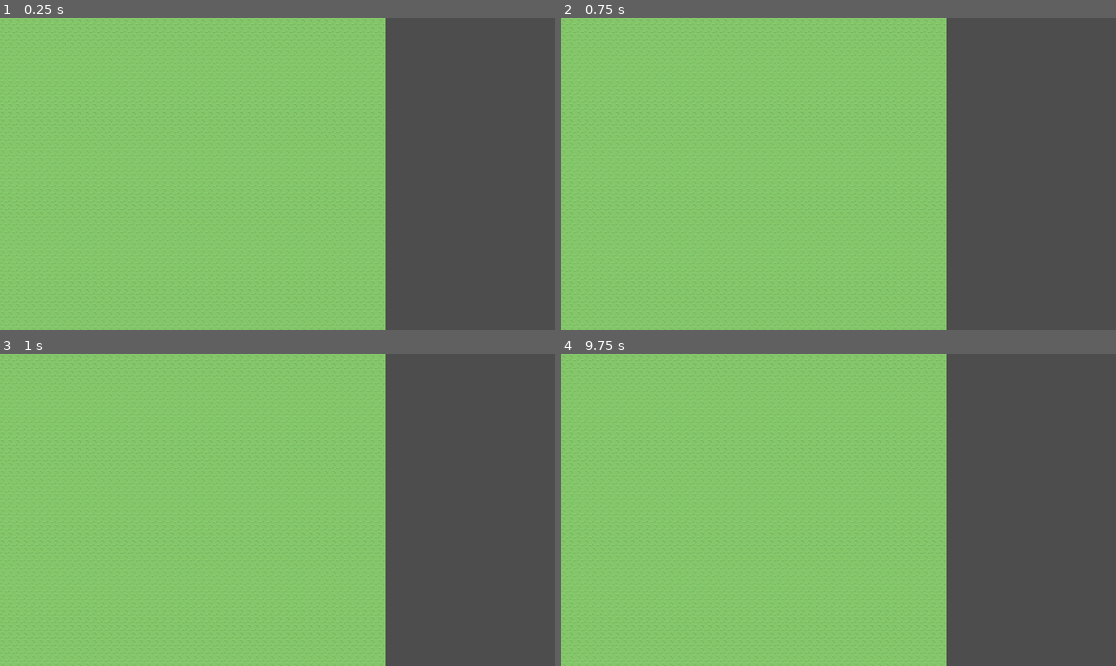
Above: before the commit, frames 1-4 (two rows, left to right).
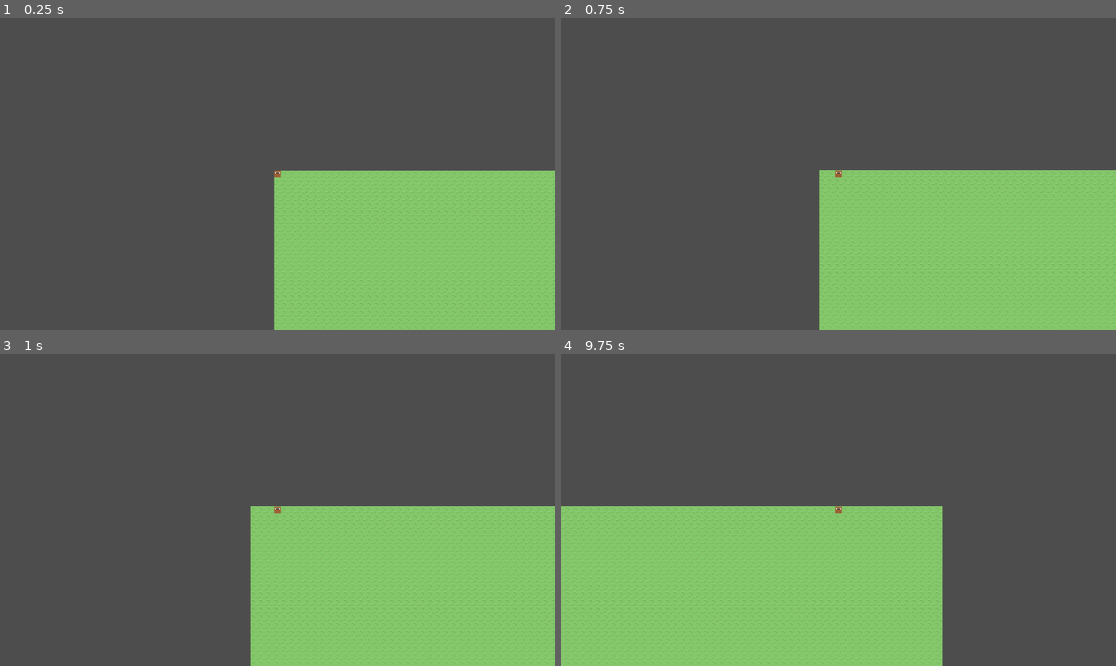
Above: after the commit, the same moments.

Repository: amandodaw/zd-prototype
Game: Godot game, scene res://scenes/world.tscn
The game is run twice, just before and just after one commit, with the same random seed, the same clock (stepped at 60 frames per second) and the same inputs.
Inputs:
- Up to frame 1 (0.25 s): no input
- Up to frame 2 (0.75 s): tap Enter (ui_accept) at 0.5, 0.6 s
- Up to frame 3 (1 s): tap Enter (ui_accept) at 0.77 s
- Up to frame 4 (9.75 s): tap Enter (ui_accept) at 1.07, 1.35, 1.52, 1.82, 2.1, 2.75, 2.85, 3.02, 3.32, 3.5, 3.6, 3.77, 4.07, 4.35, 4.52, 4.82, 5.1, 5.75, 5.85, 6.02, 6.32, 6.6, 6.77, 7.07, 7.35, 7.52, 7.82, 8.1, 8.75, 8.85, 9.02, 9.32, 9.6 s

The runs differ from the first frame. In frame 1, 75% of the frame differs, in the area x 0-100%, y 0-100%; in frame 2, 74%; in frame 3, 73%; in frame 4, 36%.

Commit message:
Añadido humano y movimiento por grid basico. Creada clase grid_utils para datos relacionados con el grid

Diff:
--- a/scenes/human.tscn
+++ b/scenes/human.tscn
@@ -4,5 +4,8 @@
 [ext_resource type="Script" uid="uid://y7g7bjx7ejd7" path="res://scripts/human.gd" id="2_cwf78"]
 
 [node name="Human" type="Sprite2D" unique_id=1027604701]
+position = Vector2(7, 7)
 texture = ExtResource("1_swaxu")
 script = ExtResource("2_cwf78")
+
+[node name="Camera2D" type="Camera2D" parent="." unique_id=1788370088]
--- a/scenes/world.tscn
+++ b/scenes/world.tscn
@@ -1,7 +1,10 @@
 [gd_scene format=3 uid="uid://cmiptwkh5v7il"]
 
 [ext_resource type="PackedScene" uid="uid://cq5aeyp6b0aqa" path="res://scenes/map.tscn" id="1_nnsk1"]
+[ext_resource type="PackedScene" uid="uid://d0taproh1hhtm" path="res://scenes/human.tscn" id="2_rwgxs"]
 
 [node name="World" type="Node2D" unique_id=538437442]
 
 [node name="Map" parent="." unique_id=1369909102 instance=ExtResource("1_nnsk1")]
+
+[node name="Human" parent="." unique_id=1027604701 instance=ExtResource("2_rwgxs")]
--- /dev/null
+++ b/scripts/grid_utils.gd
@@ -0,0 +1,19 @@
+class_name GridUtils
+
+const TILE_SIZE : int = 16
+
+const grid_offset : Vector2i = Vector2i(TILE_SIZE/2, TILE_SIZE/2)
+
+enum direction {
+	UP,
+	DOWN,
+	LEFT,
+	RIGHT
+}
+
+const DIR = [
+	Vector2i(0, -1),
+	Vector2i(0, 1),
+	Vector2i(1, 0),
+	Vector2i(-1, 0)
+]
--- a/scripts/human.gd
+++ b/scripts/human.gd
@@ -1 +1,15 @@
 extends Sprite2D
+
+var target_pos : Vector2i = Vector2i.ZERO
+var grid_pos : Vector2i = Vector2i.ZERO
+
+var speed : int = 100
+
+
+func move_to(dir : GridUtils.direction) -> void:
+	grid_pos += GridUtils.DIR[dir]
+	position = grid_pos * GridUtils.TILE_SIZE + GridUtils.grid_offset
+
+func _process(delta: float) -> void:
+	if Input.is_action_just_pressed("ui_accept"):
+		move_to(GridUtils.direction.LEFT)
Not shown, added: scripts/grid_utils.gd.uid
